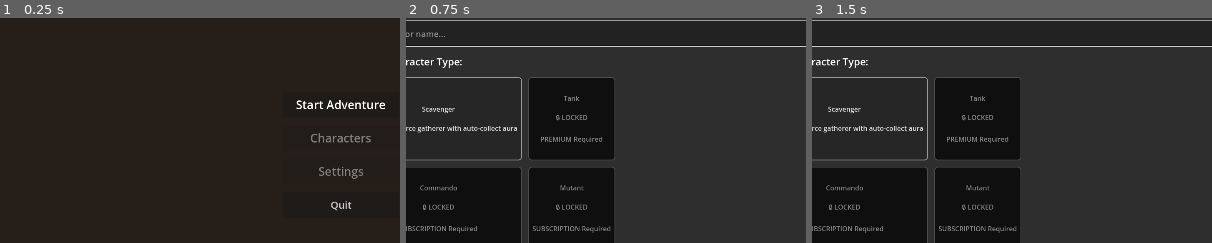
Above: before the commit, frames 1-3 (left to right).
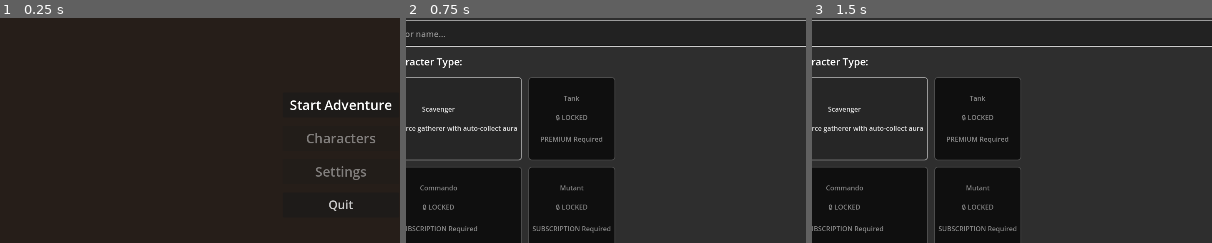
Above: after the commit, the same moments.

Repository: alanjayspector/scrap-survivor-godot
Game: Godot game, scene res://scenes/hub/scrapyard.tscn
Two runs of this game, one before a commit and one after it. Both use one fixed random seed, a clock stepped at 60 frames per second and the inputs below. Sound files missing from this copy of the repository are replaced by a short silence.
Inputs (mouse positions are % of the whole screen's width and height, from its top left):
- Up to frame 1 (0.25 s): no input
- Up to frame 2 (0.75 s): click "Start Adventure" at 0.5 s
- Up to frame 3 (1.5 s): click (50, 23) at 1.27 s; type "Alex" at 1.35 s
The pictures show only the part of the screen within x 7-57%, y 20-70%; the shares and areas given below are measured in that part.

The runs differ from the first frame. In frame 1, 1.4% of the frame differs, in the area x 72-98%, y 36-86%; in frame 2, nothing differs; in frame 3, nothing differs.

Commit message:
fix: enhance typography and resolve ColorPalette conflict
Week 16 Phase 2-3 QA improvements based on expert panel analysis:

Typography Enhancements:
- Character details: body text 14pt → 20pt, headers 18pt → 22pt
- Hub menu buttons: 28pt → 32pt (aggressive Brotato-style sizing)
- Dynamic stat labels: 14/18pt → 20/22pt (script-generated)

Bug Fixes:
- Rename ColorPalette → GameColorPalette (avoid native Godot class conflict)
- Update class cache with renamed class

Rationale:
- QA screenshots revealed small text in character details panel
- Hub menu buttons needed more aggressive sizing for mobile readability
- ColorPalette name conflicted with native Godot 4.5.1 class (parse error)

Testing:
- All 647/671 tests passing
- Scene file integrity verified
- No stale font sizes detected

🤖 Generated with Claude Code (https://claude.com/claude-code)

Co-Authored-By: Claude <noreply@anthropic.com>

Diff:
--- a/scenes/hub/scrapyard.tscn
+++ b/scenes/hub/scrapyard.tscn
@@ -65,7 +65,7 @@
 theme_override_colors/font_color = Color(1, 1, 1, 1)
 theme_override_colors/font_pressed_color = Color(0.9, 0.7, 0.3, 1)
 theme_override_colors/font_hover_color = Color(0.9, 0.7, 0.3, 1)
-theme_override_font_sizes/font_size = 28
+theme_override_font_sizes/font_size = 32
 text = "Play"
 
 [node name="CharactersButton" type="Button" parent="MenuContainer"]
@@ -74,7 +74,7 @@
 theme_override_colors/font_color = Color(1, 1, 1, 1)
 theme_override_colors/font_pressed_color = Color(0.9, 0.7, 0.3, 1)
 theme_override_colors/font_hover_color = Color(0.9, 0.7, 0.3, 1)
-theme_override_font_sizes/font_size = 28
+theme_override_font_sizes/font_size = 32
 text = "Characters"
 
 [node name="SettingsButton" type="Button" parent="MenuContainer"]
@@ -83,7 +83,7 @@
 theme_override_colors/font_color = Color(1, 1, 1, 1)
 theme_override_colors/font_pressed_color = Color(0.9, 0.7, 0.3, 1)
 theme_override_colors/font_hover_color = Color(0.9, 0.7, 0.3, 1)
-theme_override_font_sizes/font_size = 28
+theme_override_font_sizes/font_size = 32
 text = "Settings"
 
 [node name="QuitButton" type="Button" parent="MenuContainer"]
@@ -92,7 +92,7 @@
 theme_override_colors/font_color = Color(0.8, 0.8, 0.8, 1)
 theme_override_colors/font_pressed_color = Color(0.9, 0.7, 0.3, 1)
 theme_override_colors/font_hover_color = Color(0.9, 0.7, 0.3, 1)
-theme_override_font_sizes/font_size = 24
+theme_override_font_sizes/font_size = 28
 text = "Quit"
 
 [node name="AudioStreamPlayer" type="AudioStreamPlayer" parent="."]
--- a/scenes/ui/character_details_panel.tscn
+++ b/scenes/ui/character_details_panel.tscn
@@ -65,12 +65,12 @@
 [node name="AuraTitle" type="Label" parent="MarginContainer/VBoxContainer/AuraContainer"]
 layout_mode = 2
 theme_override_colors/font_color = Color(0.9, 0.7, 0.3, 1)
-theme_override_font_sizes/font_size = 18
+theme_override_font_sizes/font_size = 22
 text = "Aura"
 
 [node name="AuraLabel" type="Label" parent="MarginContainer/VBoxContainer/AuraContainer"]
 layout_mode = 2
-theme_override_font_sizes/font_size = 14
+theme_override_font_sizes/font_size = 20
 text = "Aura: Collect (Level 1)"
 
 [node name="Separator2" type="HSeparator" parent="MarginContainer/VBoxContainer"]
@@ -79,7 +79,7 @@
 [node name="StatsTitle" type="Label" parent="MarginContainer/VBoxContainer"]
 layout_mode = 2
 theme_override_colors/font_color = Color(0.9, 0.7, 0.3, 1)
-theme_override_font_sizes/font_size = 18
+theme_override_font_sizes/font_size = 22
 text = "Stats"
 
 [node name="StatsScrollContainer" type="ScrollContainer" parent="MarginContainer/VBoxContainer"]
@@ -101,12 +101,12 @@
 [node name="ItemsTitle" type="Label" parent="MarginContainer/VBoxContainer/ItemsContainer"]
 layout_mode = 2
 theme_override_colors/font_color = Color(0.9, 0.7, 0.3, 1)
-theme_override_font_sizes/font_size = 18
+theme_override_font_sizes/font_size = 22
 text = "Equipped Items"
 
 [node name="ItemsLabel" type="Label" parent="MarginContainer/VBoxContainer/ItemsContainer"]
 layout_mode = 2
-theme_override_font_sizes/font_size = 14
+theme_override_font_sizes/font_size = 20
 text = "No equipped items"
 
 [node name="Separator4" type="HSeparator" parent="MarginContainer/VBoxContainer"]
@@ -119,12 +119,12 @@
 [node name="RecordsTitle" type="Label" parent="MarginContainer/VBoxContainer/RecordsContainer"]
 layout_mode = 2
 theme_override_colors/font_color = Color(0.9, 0.7, 0.3, 1)
-theme_override_font_sizes/font_size = 18
+theme_override_font_sizes/font_size = 22
 text = "Records"
 
 [node name="RecordsLabel" type="Label" parent="MarginContainer/VBoxContainer/RecordsContainer"]
 layout_mode = 2
-theme_override_font_sizes/font_size = 14
+theme_override_font_sizes/font_size = 20
 text = "Total Kills: 0
 Highest Wave: 0
 Deaths: 0"
--- a/scripts/ui/character_details_panel.gd
+++ b/scripts/ui/character_details_panel.gd
@@ -121,7 +121,7 @@
 	"""Add a stat category header"""
 	var category_label = Label.new()
 	category_label.text = category_name
-	category_label.add_theme_font_size_override("font_size", 18)
+	category_label.add_theme_font_size_override("font_size", 22)
 	category_label.add_theme_color_override("font_color", Color(0.9, 0.7, 0.3))
 	stats_container.add_child(category_label)
 
@@ -134,13 +134,13 @@
 	var name_label = Label.new()
 	name_label.text = stat_name + ":"
 	name_label.size_flags_horizontal = Control.SIZE_EXPAND_FILL
-	name_label.add_theme_font_size_override("font_size", 14)
+	name_label.add_theme_font_size_override("font_size", 20)
 	hbox.add_child(name_label)
 
 	var value_label = Label.new()
 	value_label.text = str(stat_value)
 	value_label.horizontal_alignment = HORIZONTAL_ALIGNMENT_RIGHT
-	value_label.add_theme_font_size_override("font_size", 14)
+	value_label.add_theme_font_size_override("font_size", 20)
 	value_label.add_theme_color_override("font_color", Color.WHITE)
 	hbox.add_child(value_label)
 
--- a/scripts/ui/theme/color_palette.gd
+++ b/scripts/ui/theme/color_palette.gd
@@ -1,6 +1,6 @@
-class_name ColorPalette
+class_name GameColorPalette
 extends RefCounted
-## Color Palette - Brotato exact colors + WCAG contrast validation
+## Game Color Palette - Brotato exact colors + WCAG contrast validation
 ## Week 16 Phase 2: Typography System Overhaul
 ## Source: docs/mobile-ui-specification.md v1.1
 
@@ -50,7 +50,7 @@
 	_cache_contrast_ratio(GAME_GRAY, GAME_BG)
 	_cache_contrast_ratio(TEXT_PRIMARY, GAME_BG)
 
-	GameLogger.info("[ColorPalette] Pre-calculated %d contrast ratios" % _contrast_cache.size())
+	GameLogger.info("[GameColorPalette] Pre-calculated %d contrast ratios" % _contrast_cache.size())
 
 
 static func _cache_contrast_ratio(color1: Color, color2: Color):
